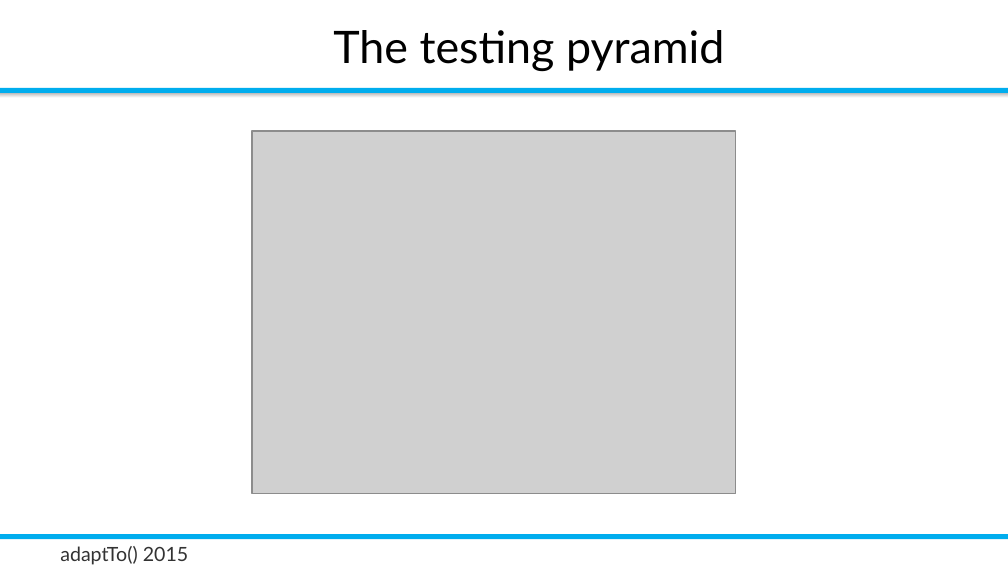
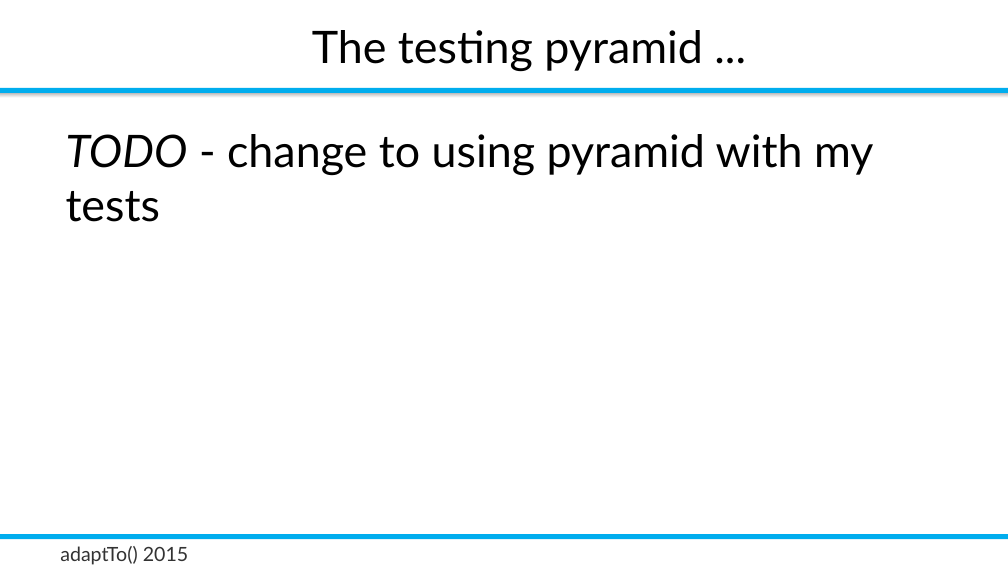
Before and after one commit to rombert/talks, a slide deck: slide 11 of adaptTo2015/How_Do_I_Test_My_Sling_Application-Robert_Munteanu.odp (slide 6 before the commit). Drawn at 1008x567 pixels with LibreOffice and Linux fonts; fonts in the diff are those of the drawing; grey boxes stand for pictures; background and template pictures are left out. Boxes give left, top, right and bottom in pixels: in the first picture for what was removed or moved away, otherwise in the second. Text is boxed around its words. In the diff, an @@ line names an element or a change of style, - is before the commit and + after.

```diff
--- a/adaptTo2015/How_Do_I_Test_My_Sling_Application-Robert_Munteanu.odp
+++ b/adaptTo2015/How_Do_I_Test_My_Sling_Application-Robert_Munteanu.odp
@@ title at <box>312,30,703,72</box>: text changed @@
-The testing pyramid
+The testing pyramid ...
@@ text added at <box>66,134,873,222</box>, 32 pt, text #000000 @@
+TODO - change to using pyramid with my tests
@@ picture removed at <box>252,131,736,494</box> @@
```
Also in this commit, not shown: 4 other slides changed, 4 slides added, 2 slides removed, 1 other file.
